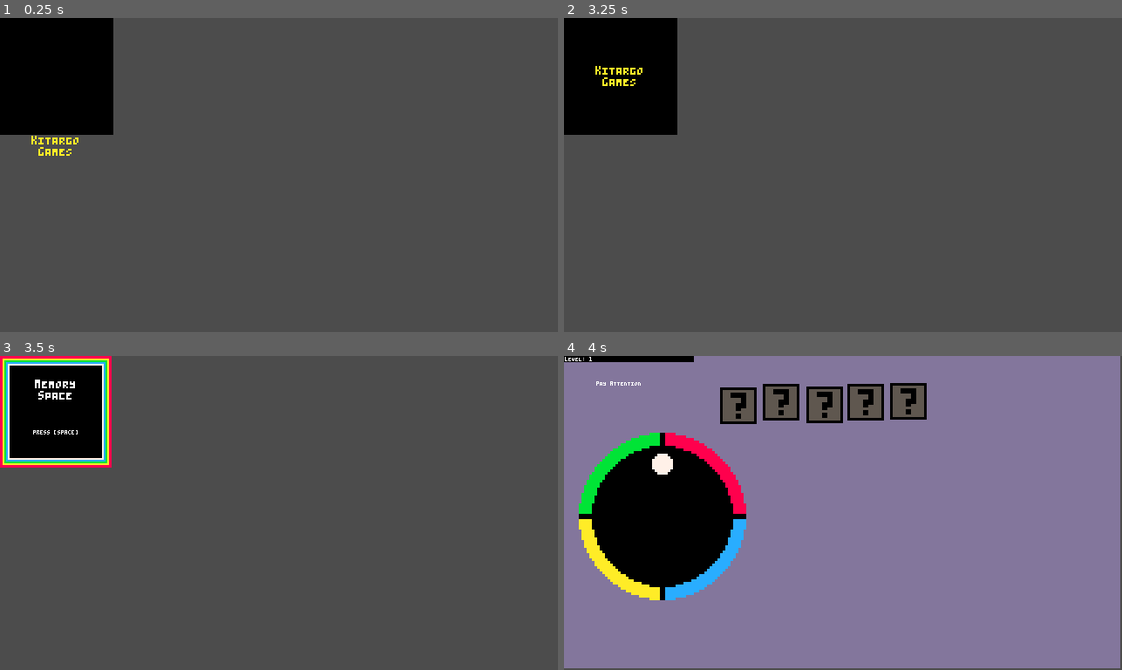
Above: before the commit, frames 1-4 (two rows, left to right).
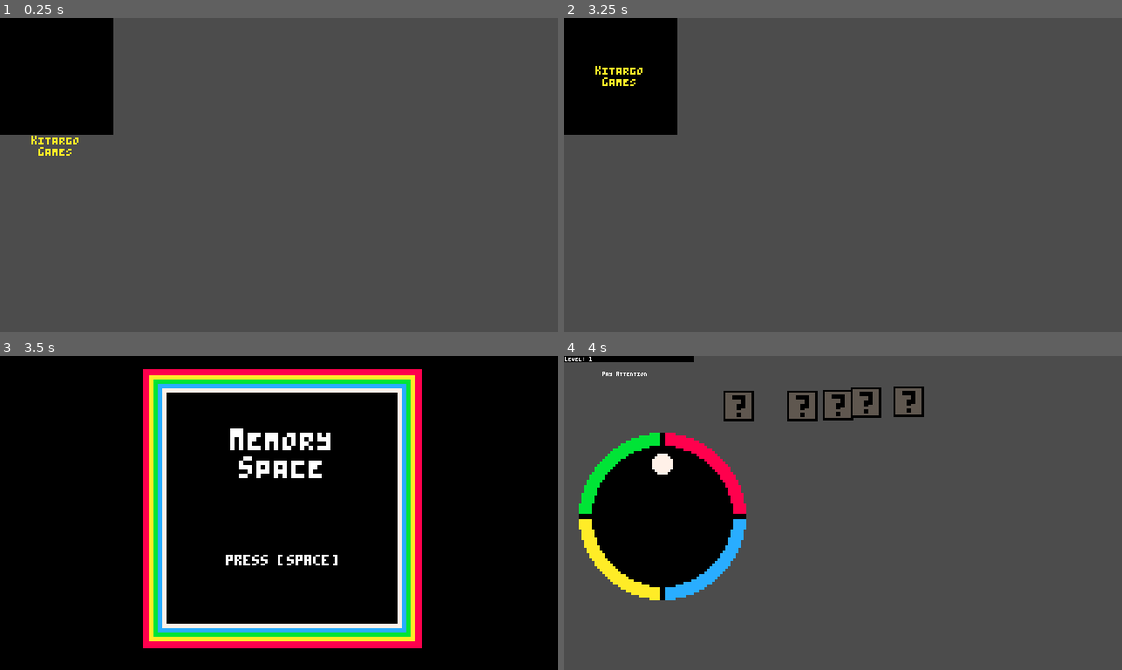
Above: after the commit, the same moments.

Repository: sugarvoid/memory-space
Game: Godot game, scene res://scene/SplashScreen.tscn
The game is run twice, just before and just after one commit, with the same random seed, the same clock (stepped at 60 frames per second) and the same inputs.
Inputs:
- Up to frame 1 (0.25 s): no input
- Up to frame 2 (3.25 s): tap Enter (ui_accept) at 0.5, 0.77, 1.52, 2, 2.75, 3.02 s; hold Space (space) 0.53-1.28 s; tap Space (space) at 1.35, 2.85 s; hold Space (space) 2.03-2.78 s
- Up to frame 3 (3.5 s): no input
- Up to frame 4 (4 s): tap Space (space) at 3.5 s; hold Space (space) from 3.53 s (still down); tap Enter (ui_accept) at 3.77 s

Frames 1-2 are identical in both runs. In frame 3, 95% of the frame differs, in the area x 0-100%, y 0-100%; in frame 4, 84%.

Commit message:
Started on adding dynamic square amount

Diff:
--- a/Game.gd
+++ b/Game.gd
@@ -9,6 +9,11 @@
 onready var square3 = get_node("Row/Square3")
 onready var square4 = get_node("Row/Square4")
 onready var square_container = get_node("Row")
+
+onready var pSquare = preload("res://Square.tscn")
+
+
+onready var starting_position: Position2D = get_node("SquareContainer/startingPos")
 
 
 enum GAME_STATE {
@@ -25,6 +30,12 @@
 var player_seleted_pattern : Array = [null, null, null, null, null]
 var player_current_guess: int
 
+var square_pos: Array = [
+
+]
+
+
+
 
 func _ready():
 	current_level = 1
@@ -33,6 +44,8 @@
 
 func _process(_delta):
 	_update_level_label()
+	if Input.is_action_pressed("ui_cancel"):
+		get_tree().quit()
 
 	match(state):
 		GAME_STATE.BEFORE_ROUND:
@@ -52,13 +65,28 @@
 func _update_level_label() -> void:
 	$LblLevel.text = level_string % str(current_level)
 
+func _spawnSquarePositions() -> void:
+	for l in 20:
+		var tempPos: Vector2 = Vector2(starting_position.x + 40, starting_position.y)
+		self.square_pos.append(tempPos)
+
+
+func _spawnSquare(pos: Vector2) -> void:
+	for l in current_level:
+		var new_square = pSquare.instance()
+		new_square.position = square_pos[current_level - 1]
+		get_tree().current_scene.add_child(new_square)
+
+func _resizeArrays(current_level: int):
+	self.desired_pattern.resize(current_level)
+	self.player_seleted_pattern.resize(current_level)
 
 func _reset_player_guess() -> void:
 	player_current_guess = 0
 
 
 func _generate_new_pattern() -> void:
-	for n in 5:
+	for n in self.current_level:
 		desired_pattern[n] = _get_random_number()
 
 
@@ -115,7 +143,7 @@
 		self.state = GAME_STATE.DURING
 
 
-func _start_new_round() -> void:
+func _start_new_level() -> void:
 	is_round_over = false
 	player_current_guess = 0
 	_generate_new_pattern()
@@ -129,6 +157,6 @@
 
 	if(player_seleted_pattern == desired_pattern):
 		current_level += 1
-		_start_new_round()
+		_start_new_level()
 	else:
 		var _x = get_tree().change_scene("res://scene/GameOver.tscn")
--- a/Game.tscn
+++ b/Game.tscn
@@ -69,7 +69,19 @@
 [node name="Game" type="Node2D"]
 script = ExtResource( 2 )
 
+[node name="SquareContainer" type="Node2D" parent="."]
+
+[node name="three" type="Position2D" parent="SquareContainer"]
+position = Vector2( 327, 222 )
+
+[node name="three2" type="Position2D" parent="SquareContainer"]
+position = Vector2( 315, 99 )
+
+[node name="startingPos" type="Position2D" parent="SquareContainer"]
+position = Vector2( 275, 98 )
+
 [node name="Sprite" type="Sprite" parent="."]
+visible = false
 position = Vector2( 638, 358 )
 scale = Vector2( 640, 360 )
 texture = ExtResource( 1 )
@@ -90,10 +102,10 @@
 position = Vector2( 200, 57 )
 
 [node name="Square1" parent="Row" instance=ExtResource( 5 )]
-position = Vector2( 249, 53 )
+position = Vector2( 273, 57 )
 
 [node name="Square2" parent="Row" instance=ExtResource( 5 )]
-position = Vector2( 299, 56 )
+position = Vector2( 314, 56 )
 
 [node name="Square3" parent="Row" instance=ExtResource( 5 )]
 position = Vector2( 346, 53 )
@@ -141,10 +153,10 @@
 custom_fonts/font = ExtResource( 8 )
 
 [node name="Instructions" type="Label" parent="."]
-margin_left = 23.0
-margin_top = 29.0
-margin_right = 104.0
-margin_bottom = 40.0
+margin_left = 30.0
+margin_top = 18.0
+margin_right = 111.0
+margin_bottom = 29.0
 custom_fonts/font = ExtResource( 8 )
 text = "Pay Attention"
 align = 1
--- a/Square.tscn
+++ b/Square.tscn
@@ -37,7 +37,7 @@
 }
 
 [node name="Section" type="Node2D"]
-scale = Vector2( 3, 3 )
+scale = Vector2( 2.5, 2.5 )
 script = ExtResource( 4 )
 
 [node name="Result" type="Sprite" parent="."]
--- a/scene/MainScreen.tscn
+++ b/scene/MainScreen.tscn
@@ -1,9 +1,10 @@
-[gd_scene load_steps=8 format=2]
+[gd_scene load_steps=9 format=2]
 
 [ext_resource path="res://font/PICO-8 mono.ttf" type="DynamicFontData" id=1]
 [ext_resource path="res://script/MainScreen.gd" type="Script" id=2]
 [ext_resource path="res://image/title_bg.png" type="Texture" id=3]
 [ext_resource path="res://sound/memory_space_title.ogg" type="AudioStream" id=4]
+[ext_resource path="res://image/boot_image.png" type="Texture" id=5]
 
 [sub_resource type="DynamicFont" id=2]
 size = 8
@@ -18,7 +19,7 @@
 length = 1.517
 loop = true
 tracks/0/type = "value"
-tracks/0/path = NodePath("Label:visible")
+tracks/0/path = NodePath("Sprite2/Label:visible")
 tracks/0/interp = 1
 tracks/0/loop_wrap = true
 tracks/0/imported = false
@@ -31,28 +32,38 @@
 }
 
 [node name="MainScreen" type="Node2D"]
+position = Vector2( 164, 15 )
+scale = Vector2( 2.5, 2.5 )
 script = ExtResource( 2 )
+__meta__ = {
+"_edit_group_": true
+}
+
+[node name="Background" type="Sprite" parent="."]
+position = Vector2( 61.6, 65.6 )
+scale = Vector2( 134, 77.2 )
+texture = ExtResource( 5 )
 
 [node name="Sprite2" type="Sprite" parent="."]
 position = Vector2( 64, 64 )
 texture = ExtResource( 3 )
 region_rect = Rect2( 0, 0, 1, 1 )
 
-[node name="Title" type="Label" parent="."]
-margin_left = 33.0
-margin_top = 27.0
-margin_right = 95.0
-margin_bottom = 60.0
+[node name="Title" type="Label" parent="Sprite2"]
+margin_left = -31.0
+margin_top = -37.0
+margin_right = 31.0
+margin_bottom = -4.0
 custom_fonts/font = SubResource( 2 )
 text = "Memory
 Space"
 align = 1
 
-[node name="Label" type="Label" parent="."]
-margin_left = 12.0
-margin_top = 85.0
-margin_right = 116.0
-margin_bottom = 99.0
+[node name="Label" type="Label" parent="Sprite2"]
+margin_left = -52.0
+margin_top = 21.0
+margin_right = 52.0
+margin_bottom = 35.0
 custom_fonts/font = SubResource( 3 )
 text = "PRESS [SPACE]"
 align = 1
